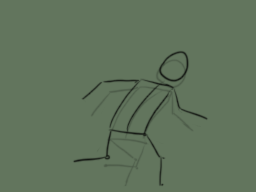
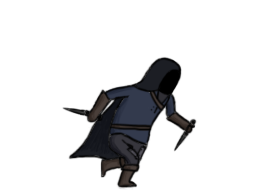
The second 256 x 192 image is a revision of the first. Changes to its layers:
added layer "Thief-Outline4" in group "Thief" over (x1=61, y1=56, x2=198, y2=190)
added layer "Thief-Colour-Highlights4" in group "Thief" over (x1=76, y1=85, x2=193, y2=188)
added layer "Thief-Colour-Base4" in group "Thief" over (x1=68, y1=57, x2=195, y2=189)
hid "Thief-Wireframe4" over (x1=89, y1=58, x2=195, y2=187)
hid "Thief-Wireframe1", opacity 100% → 25% over (x1=72, y1=50, x2=209, y2=187)
hid "Background", painted on it over (x1=0, y1=0, x2=256, y2=192)
